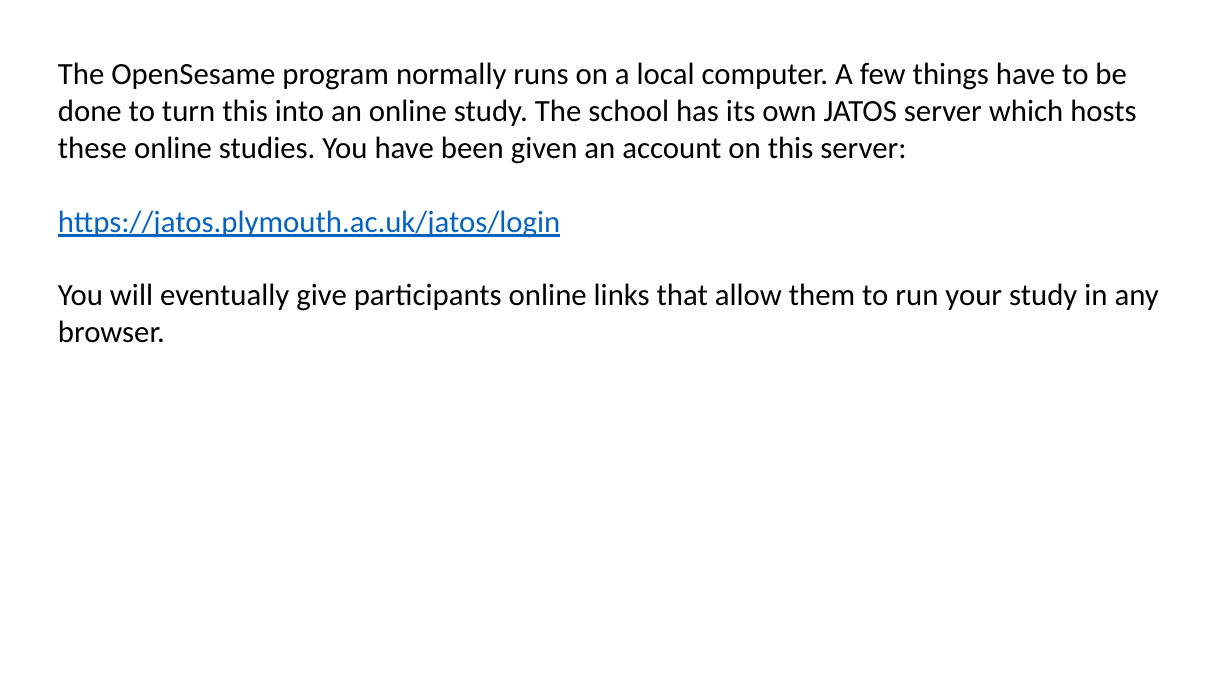
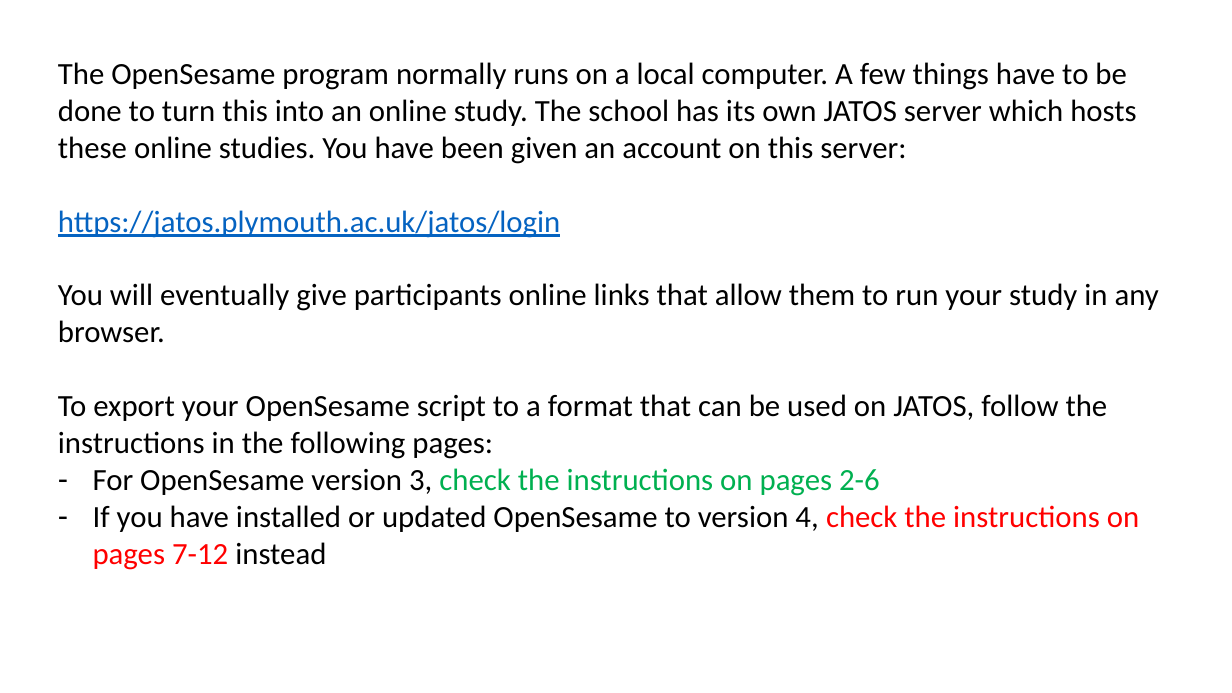
Before and after one commit to ajwills72/rmip, a slide deck: slide 1 of docs/prepare_your_online_study.pptx. Drawn at 1232x693 pixels with LibreOffice and Linux fonts; fonts in the diff are those of the drawing. Boxes give left, top, right and bottom in pixels: in the first picture for what was removed or moved away, otherwise in the second. Text is boxed around its words. In the diff, an @@ line names an element or a change of style, - is before the commit and + after.

Commit message:
updated prepare_your_online_study.pptx with instructions for OpenSesame v4

```diff
--- a/docs/prepare_your_online_study.pptx
+++ b/docs/prepare_your_online_study.pptx
@@ text at (58, 394, 1139, 570): paragraphs added @@
+To export your OpenSesame script to a format that can be used on JATOS, follow the instructions in the following pages:
+– For OpenSesame version 3, check the instructions on pages 2-6
+– If you have installed or updated OpenSesame to version 4, check the instructions on pages 7-12 instead
```
Also in this commit, not shown: 5 other slides changed, 6 slides added.
